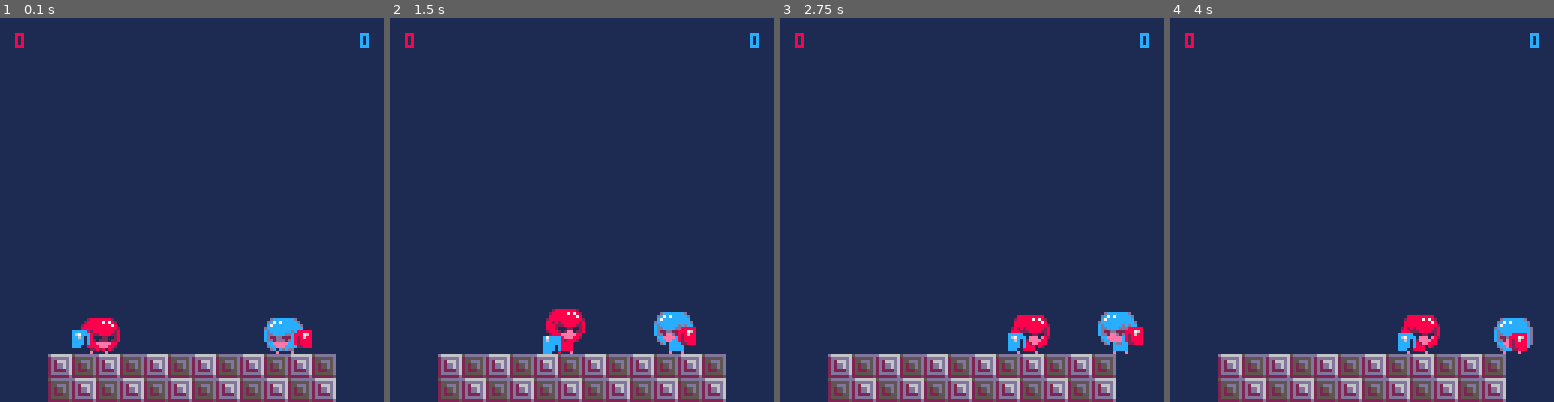
Above: before the commit, frames 1-4 (left to right).
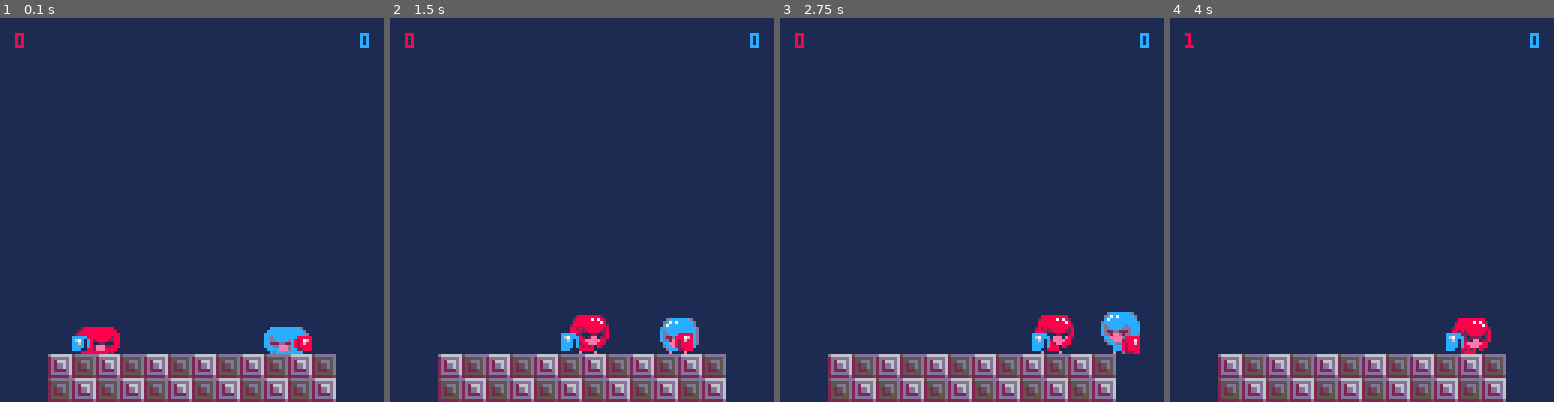
Above: after the commit, the same moments.

Repository: davidjtferguson/dancejab
Game: PICO-8 cartridge jab.p8
Same seed, same stepped clock (60 frames per second), same inputs: the game is played once before the commit and once after it.
Inputs:
- Up to frame 1 (0.1 s): no input
- Up to frame 2 (1.5 s): tap X (X key) at 0.33, 1.07 s; tap O (Z key) at 0.7 s
- Up to frame 3 (2.75 s): hold Right 1.6-2.1 s; tap O (Z key) at 1.7, 2.1, 2.5 s; tap X (X key) at 1.85 s; hold Right from 2.47 s (still down)
- Up to frame 4 (4 s): tap O (Z key) at 2.9, 3.3, 3.7 s; tap X (X key) at 2.97 s; release Right at 3.03 s; hold Left 3.08-3.58 s

The runs differ from the first frame. In frame 1, 1.4% of the frame differs, in the area x 18-82%, y 78-88%; in frame 2, 2.3%; in frame 3, 1.9%; in frame 4, 2.5%, in the area x 3-95%, y 3-88%.

Commit message:
more song and anim work

Diff:
--- a/jab.p8
+++ b/jab.p8
@@ -13,7 +13,7 @@
 
   --how long each action lasts
   -- in frames at 60fps
-  dashframes=5,
+  dashframes=7,
   jabframes=7,
   jablagframes=10,
   hitstunframes=10,
@@ -59,11 +59,11 @@
   jabheight=8,
 
   --create animations for this av
-  animidle=createanim({224,226,228,230,232,234,236,238},5),
+  animidle=createanim({224,66,226,228,230,232,64,234,236,238},{5,2,5,5,5,5,2,5,5,5}),
   animwalkforward=createanim({128,130,132,134},5),
   animwalkback=createanim({136,138,140,142},5),
-  animdashforward=createanim(96),
-  animdashback=createanim(98),
+  animdashforward=createanim({37,96,5},{3,2,2},false),
+  animdashback=createanim({39,98,7},{3,2,2},false),
   animjab=createanim({72,74,76},{3,6,1},false),
   animringout=createanim({192,194},6,false),
   animjablag=createanim({78,44,100},{3,3,5},false),
Not shown, changed: 76 lines of the sprite sheet (__gfx__) section of jab.p8
Not shown, changed: the music (__music__) section of jab.p8
Not shown, changed: the sound effects (__sfx__) section of jab.p8
